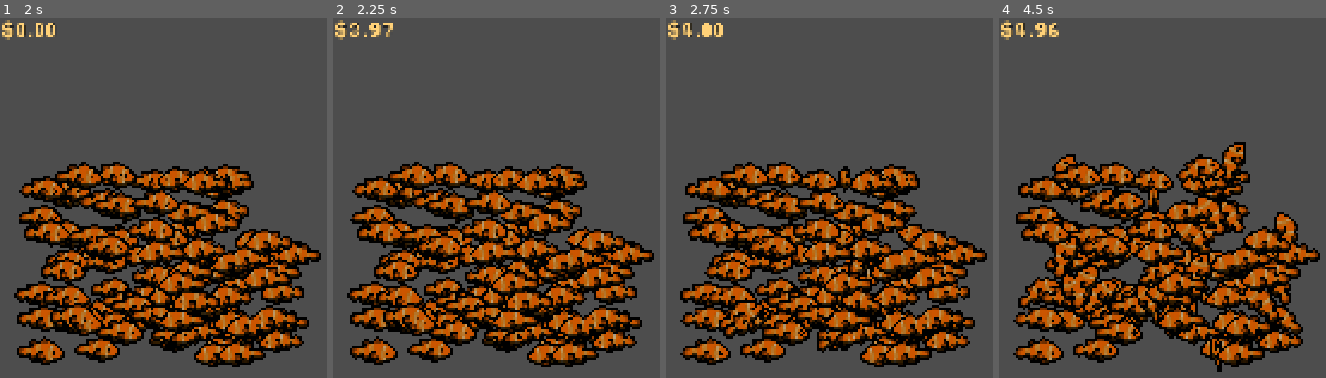
Above: before the commit, frames 1-4 (left to right).
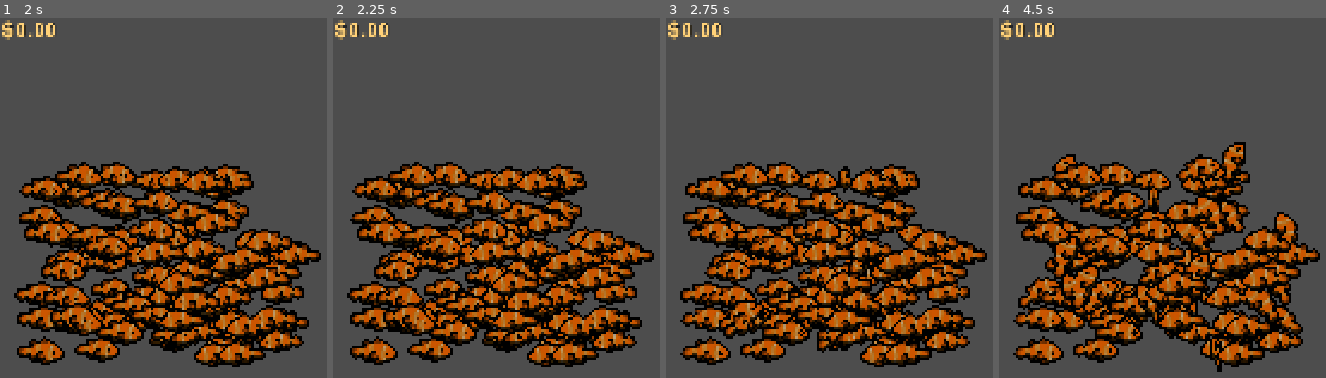
Above: after the commit, the same moments.

Repository: AyyBee123/Fish-Incremental-Game
Game: Godot game, scene res://Scenes/Aquarium/aquarium.tscn
The game is run twice, just before and just after one commit, with the same random seed, the same clock (stepped at 60 frames per second) and the same inputs.
Inputs (mouse positions are in pixels of both pictures, inside the frame that each line leads up to):
- Up to frame 1 (2 s): move the mouse to (outside the picture) at 0.52 s; press the mouse at (outside the picture) at 0.53 s; move the mouse to (238, 266) at 1.27 s; release the mouse at (238, 266) at 1.28 s; click (238, 266) at 1.35 s
- Up to frame 2 (2.25 s): move the mouse to (outside the picture) at 2.02 s; press the mouse at (outside the picture) at 2.03 s
- Up to frame 3 (2.75 s): no input
- Up to frame 4 (4.5 s): move the mouse to (outside the picture) at 2.77 s; release the mouse at (outside the picture) at 2.78 s; click (outside the picture) at 2.85 s; move the mouse to (outside the picture) at 3.52 s; press the mouse at (outside the picture) at 3.53 s; move the mouse to (1159, 176) at 4.27 s; release the mouse at (1159, 176) at 4.28 s; click (1159, 176) at 4.35 s

Frame 1 is identical in both runs. In frame 2, 0.4% of the frame differs, in the area x 5-84%, y 1-74%; in frame 3, 0.2%; in frame 4, 0.6%, in the area x 5-54%, y 1-49%.

Commit message:
added visible click radius to ui

Diff:
--- /dev/null
+++ b/Scripts/Click/click_radius.gd
@@ -0,0 +1,29 @@
+extends Control
+
+@export var thickness: float = 3.0
+@export var color: Color = Color(0.2, 0.8, 1.0, 0.7)
+@export var segments: int = 64
+
+@onready var click_circle: ClickCircle = %"Click Circle"
+
+var radius: float
+
+
+func _process(_delta: float) -> void:
+	var cylinder: CylinderShape3D = click_circle.collision_shape.shape
+	var camera: Camera3D = click_circle.aquarium.camera
+
+	var center: Vector3 = click_circle.global_position
+	var radius_3d: float = cylinder.radius
+
+	var screen_center: Vector2 = camera.unproject_position(center)
+	var screen_edge: Vector2 = camera.unproject_position(click_circle.to_global(Vector3(radius_3d, 0.0, 0.0)))
+
+	position = screen_center
+	radius = screen_center.distance_to(screen_edge)
+
+	queue_redraw()
+
+
+func _draw() -> void:
+	draw_arc(Vector2.ZERO, radius, 0.0, TAU, segments, color, thickness, true)
--- a/Scripts/Managers/click_manager.gd
+++ b/Scripts/Managers/click_manager.gd
@@ -1,7 +1 @@
 extends Node
-
-var click_circle: ClickCircle
-
-func _ready() -> void:
-	click_circle = Preloads.CLICK_CIRCLE.instantiate()
-	add_child(click_circle)
Not shown, added: Scripts/Click/click_radius.gd.uid
